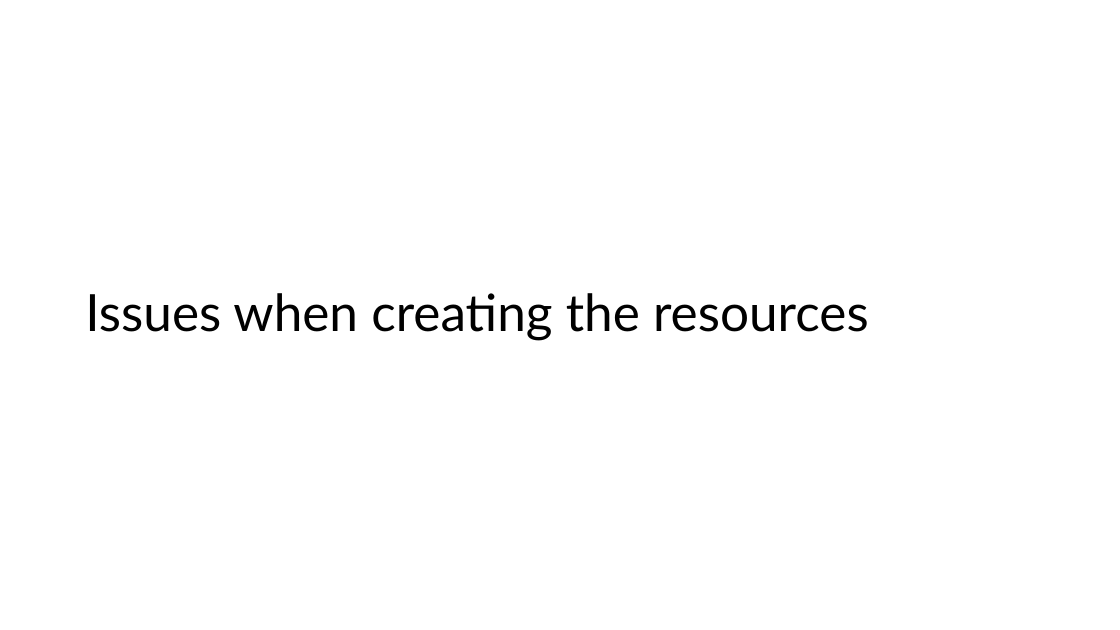
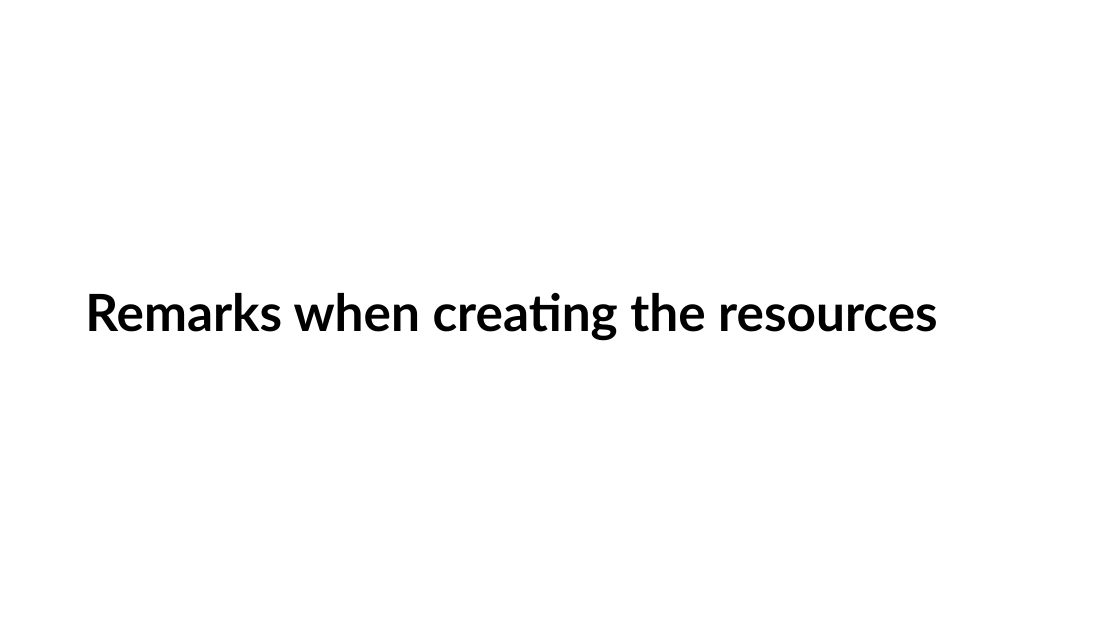
Before and after one commit to HiImPian/DEA_Rockfeather, a slide deck: slide 8 of DEA_solution.pptx. Drawn at 1120x630 pixels with LibreOffice and Linux fonts; fonts in the diff are those of the drawing. Boxes give left, top, right and bottom in pixels: in the first picture for what was removed or moved away, otherwise in the second. Text is boxed around its words. In the diff, an @@ line names an element or a change of style, - is before the commit and + after.

```diff
--- a/DEA_solution.pptx
+++ b/DEA_solution.pptx
@@ title at (85,293,937,341): text changed; bold on @@
-Issues when creating the resources
+Remarks when creating the resources
```
Also in this commit, not shown: 5 other slides changed, 5 slides added, 2 other files.
